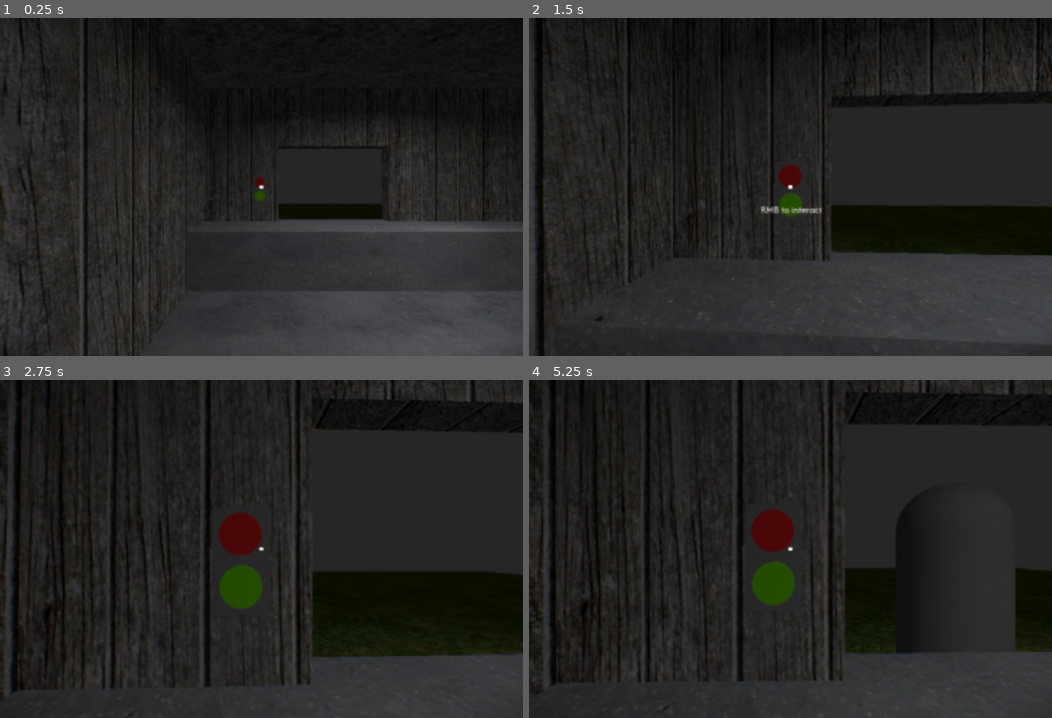
Above: before the commit, frames 1-4 (two rows, left to right).
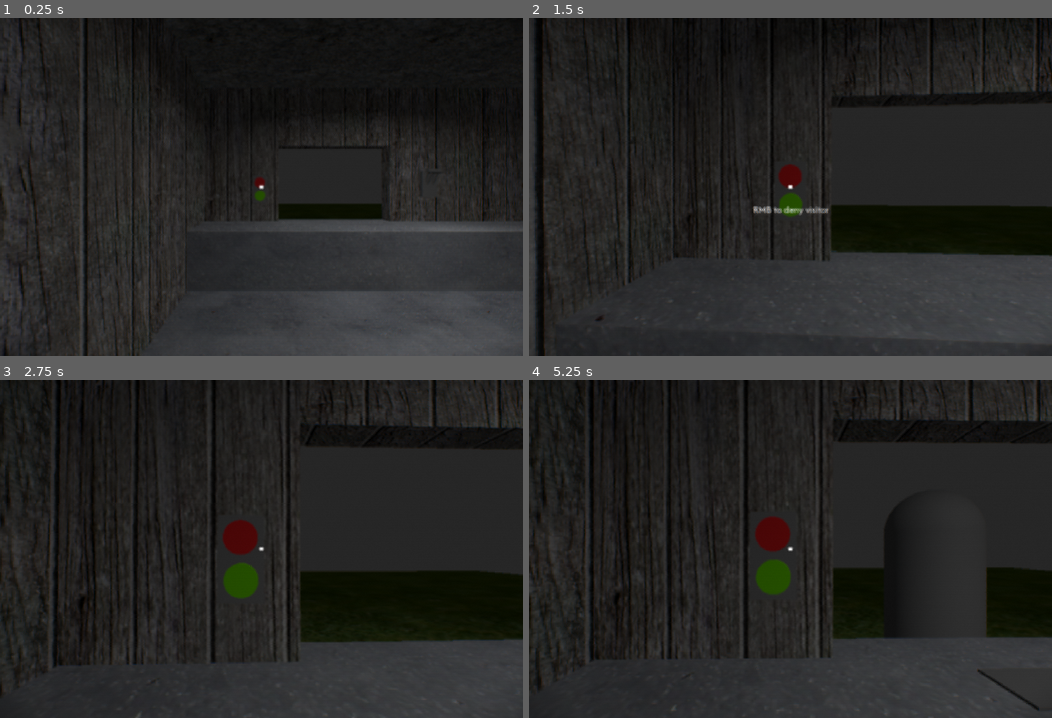
Above: after the commit, the same moments.

Repository: derukaeru/identity
Game: Godot game, scene res://src/scenes/main/main.tscn
Two runs of this game, one before a commit and one after it. Both use one fixed random seed, a clock stepped at 60 frames per second and the inputs below.
Inputs (mouse positions are in pixels of both pictures, inside the frame that each line leads up to):
- Up to frame 1 (0.25 s): no input
- Up to frame 2 (1.5 s): tap Enter at 0.5 s; move the mouse to (816, 187) at 0.52 s; hold W (forward) from 0.53 s (still down); tap Alt at 0.6 s; click (816, 187) at 0.67 s; move the mouse to (764, 187) at 1.27 s; tap Shift at 1.35 s
- Up to frame 3 (2.75 s): keep holding W (forward); move the mouse to (271, 542) at 2.02 s; tap Alt at 2.1 s
- Up to frame 4 (5.25 s): keep holding W (forward); tap Space at 2.75 s; move the mouse to (785, 555) at 2.77 s; tap Shift at 2.85, 4.35 s; click (785, 555) at 2.92 s; move the mouse to (827, 552) at 3.52 s; tap Alt at 3.6, 5.1 s; move the mouse to (748, 545) at 4.27 s; move the mouse to (795, 549) at 5.02 s; click (795, 549) at 5.17 s

The runs differ from the first frame. In frame 1, less than 0.1% of the frame differs, in the area x 80-84%, y 45-53%; in frame 2, 0.2%; in frame 3, 11%; in frame 4, 12%, in the area x 0-100%, y 0-100%.

Commit message:
feat: lever. yes.

Diff:
--- a/src/scenes/entities/visitor.gd
+++ b/src/scenes/entities/visitor.gd
@@ -7,17 +7,8 @@
 	LEAVING
 }
 
-enum PERSONALITY {
-	NEUTRAL,
-	CALM,
-	AGGRESSIVE,
-	NERVOUS,
-	CONFUSED,
-	EVASIVE
-}
-
 @export var state: STATES = STATES.IDLE
-@export var personality: PERSONALITY = PERSONALITY.NEUTRAL
+@export var personality: VisitorData.Personality = VisitorData.Personality.NEUTRAL
 
 @export var answers: Array[String] = []
 
--- a/src/scenes/entities/visitor.tscn
+++ b/src/scenes/entities/visitor.tscn
@@ -22,6 +22,7 @@
 
 [node name="InteractableComponent" type="Area3D" parent="." unique_id=1899540018]
 script = ExtResource("2_ylbyu")
+tooltip_text = "RMB to question"
 metadata/_custom_type_script = "uid://dne60fecxdfcj"
 
 [node name="CollisionShape3D" type="CollisionShape3D" parent="InteractableComponent" unique_id=1325845778]
--- a/src/scenes/items/id.tscn
+++ b/src/scenes/items/id.tscn
@@ -3,7 +3,7 @@
 [ext_resource type="Script" uid="uid://d17dqw1417q1d" path="res://src/scenes/items/id.gd" id="1_xbf5n"]
 
 [sub_resource type="BoxShape3D" id="BoxShape3D_2yfux"]
-size = Vector3(0.21940422, 0.016326904, 0.40356445)
+size = Vector3(0.5993457, 0.016326904, 0.40356445)
 
 [sub_resource type="BoxMesh" id="BoxMesh_2yfux"]
 size = Vector3(0.4, 0.02, 0.6)
@@ -15,7 +15,7 @@
 metadata/_custom_type_script = "uid://cb3wx8q3miqy4"
 
 [node name="CollisionShape3D" type="CollisionShape3D" parent="." unique_id=1991513318]
-transform = Transform3D(1, 0, 0, 0, 1, 0, 0, 0, 1, 0.0015153885, 0.0042983443, -0.0025634766)
+transform = Transform3D(1, 0, 0, 0, 1, 0, 0, 0, 1, -0.00018382072, 0.0042983443, -0.0025634766)
 shape = SubResource("BoxShape3D_2yfux")
 
 [node name="MeshInstance3D" type="MeshInstance3D" parent="." unique_id=477121033]
--- a/src/scenes/maps/inspection_booth.gd
+++ b/src/scenes/maps/inspection_booth.gd
@@ -47,3 +47,7 @@
 func _on_approve_interacted() -> void:
 	EventManager.approve_visitor.emit()
 	approve_button_animation.play("click")
+
+func _on_lever_interacted() -> void:
+	# inspect symptoms
+	pass
--- a/src/scenes/maps/inspection_booth.tscn
+++ b/src/scenes/maps/inspection_booth.tscn
@@ -7,6 +7,7 @@
 [ext_resource type="PackedScene" uid="uid://c3exg7k1p6mx4" path="res://src/scenes/objects/door.tscn" id="5_2jtgy"]
 [ext_resource type="Texture2D" uid="uid://cddk48f5f2d11" path="res://src/assets/sprites/textures/grass2.png" id="6_5x8ml"]
 [ext_resource type="Script" uid="uid://dne60fecxdfcj" path="res://src/scripts/components/interactable_component.gd" id="7_87sxx"]
+[ext_resource type="PackedScene" uid="uid://c17j3ukm1f6rj" path="res://src/scenes/objects/lever.tscn" id="8_1y3c6"]
 
 [sub_resource type="StandardMaterial3D" id="StandardMaterial3D_61erh"]
 albedo_texture = ExtResource("2_vqcny")
@@ -31,7 +32,7 @@
 size = Vector3(0.38049316, 5.414612, 7.484569)
 
 [sub_resource type="BoxShape3D" id="BoxShape3D_ifoc3"]
-size = Vector3(9.46994, 1.7827148, 1.1228027)
+size = Vector3(9.46994, 1.7827148, 1.4453125)
 
 [sub_resource type="StandardMaterial3D" id="StandardMaterial3D_g802v"]
 albedo_texture = ExtResource("3_61erh")
@@ -281,7 +282,7 @@
 debug_color = Color(0, 0, 0, 1)
 
 [node name="CollisionShape3D6" type="CollisionShape3D" parent="collisions" unique_id=1058998085]
-transform = Transform3D(1, 0, 0, 0, 1, 0, 0, 0, 1, -1.3887444, 0.39135742, -4.4953756)
+transform = Transform3D(1, 0, 0, 0, 1, 0, 0, 0, 1, -1.3887444, 0.39135742, -4.3341208)
 shape = SubResource("BoxShape3D_ifoc3")
 
 [node name="walls" type="Node3D" parent="." unique_id=1322943635]
@@ -370,6 +371,7 @@
 [node name="deny" type="Area3D" parent="objects" unique_id=1168760912]
 transform = Transform3D(1, 0, 0, 0, -4.371139e-08, -1, 0, 1, -4.371139e-08, -0.045131616, 2.3062398, -5.9304304)
 script = ExtResource("7_87sxx")
+tooltip_text = "RMB to deny visitor"
 metadata/_custom_type_script = "uid://dne60fecxdfcj"
 
 [node name="CollisionShape3D" type="CollisionShape3D" parent="objects/deny" unique_id=218847938]
@@ -384,6 +386,7 @@
 [node name="approve" type="Area3D" parent="objects" unique_id=1419094690]
 transform = Transform3D(1, 0, 0, 0, 2.9802322e-08, -1, 0, 1, 2.9802322e-08, -0.040380195, 1.9578009, -5.9338)
 script = ExtResource("7_87sxx")
+tooltip_text = "RMB to approve visitor"
 metadata/_custom_type_script = "uid://dne60fecxdfcj"
 
 [node name="CollisionShape3D" type="CollisionShape3D" parent="objects/approve" unique_id=1634563425]
@@ -395,8 +398,12 @@
 [node name="ApproveButtonAnimation" type="AnimationPlayer" parent="objects/approve" unique_id=1771874616]
 libraries/ = SubResource("AnimationLibrary_lmu62")
 
+[node name="lever" parent="objects" unique_id=809812811 instance=ExtResource("8_1y3c6")]
+transform = Transform3D(1, 0, 0, 0, 1, 0, 0, 0, 1, 4.509021, 2.2688494, -5.9444294)
+
 [node name="items" type="Node3D" parent="." unique_id=1048745679]
-transform = Transform3D(1, 0, 0, 0, 1, 0, 0, 0, 1, 2.3034914, 1.2847733, -5.8005905)
+transform = Transform3D(1, 0, 0, 0, 1, 0, 0, 0, 1, 1.7861822, 1.2847733, -5.524642)
 
 [connection signal="interacted" from="objects/deny" to="." method="_on_deny_interacted"]
 [connection signal="interacted" from="objects/approve" to="." method="_on_approve_interacted"]
+[connection signal="interacted" from="objects/lever" to="." method="_on_lever_interacted"]
--- a/src/scenes/menu/ui.gd
+++ b/src/scenes/menu/ui.gd
@@ -13,14 +13,14 @@
 @onready var questions_container: VBoxContainer = $dialogue_container/dialogue_panel/questions
 @onready var continue_icon: TextureRect = $dialogue_container/dialogue_panel/continue
 
-@export var rotation_speed: float = 0.02
+@export var rotation_speed: float = 0.002
 var dragging: bool = false
 
 var is_typing: bool = false
 var skip_typing: bool = false
 
 var current_dialogue: String = ""
-var type_speed: float = 0.01
+var type_speed: float = 0.02
 
 var questions: Array[String] = [
 	"",
--- /dev/null
+++ b/src/scenes/objects/lever.gd
@@ -0,0 +1,10 @@
+extends InteractableComponent
+
+@onready var animation: AnimationPlayer = $bar_pivot/AnimationPlayer
+
+func interact() -> void:
+	animation.play("toggle")
+	await animation.animation_finished
+
+	interacted.emit()
+	animation.play_backwards("toggle")
--- /dev/null
+++ b/src/scenes/objects/lever.tscn
@@ -0,0 +1,86 @@
+[gd_scene format=3 uid="uid://c17j3ukm1f6rj"]
+
+[ext_resource type="Script" uid="uid://dcont4boqm6h8" path="res://src/scenes/objects/lever.gd" id="1_y7msc"]
+
+[sub_resource type="BoxShape3D" id="BoxShape3D_87sxx"]
+size = Vector3(0.4, 0.7, 0.32832032)
+
+[sub_resource type="BoxMesh" id="BoxMesh_2yfux"]
+size = Vector3(0.4, 0.7, 0.1)
+
+[sub_resource type="CylinderMesh" id="CylinderMesh_2yfux"]
+top_radius = 0.05
+bottom_radius = 0.05
+height = 0.36738282
+
+[sub_resource type="CylinderMesh" id="CylinderMesh_la05k"]
+top_radius = 0.06
+bottom_radius = 0.06
+height = 0.35
+
+[sub_resource type="Animation" id="Animation_y7msc"]
+length = 0.001
+tracks/0/type = "value"
+tracks/0/imported = false
+tracks/0/enabled = true
+tracks/0/path = NodePath(".:rotation")
+tracks/0/interp = 1
+tracks/0/loop_wrap = true
+tracks/0/keys = {
+"times": PackedFloat32Array(0),
+"transitions": PackedFloat32Array(1),
+"update": 0,
+"values": [Vector3(0.47996554, 0, 0)]
+}
+
+[sub_resource type="Animation" id="Animation_5x7he"]
+resource_name = "toggle"
+length = 0.3
+tracks/0/type = "value"
+tracks/0/imported = false
+tracks/0/enabled = true
+tracks/0/path = NodePath(".:rotation")
+tracks/0/interp = 1
+tracks/0/loop_wrap = true
+tracks/0/keys = {
+"times": PackedFloat32Array(0, 0.3),
+"transitions": PackedFloat32Array(1, 1),
+"update": 0,
+"values": [Vector3(0.47996554, 0, 0), Vector3(2.6179938, 0, 0)]
+}
+
+[sub_resource type="AnimationLibrary" id="AnimationLibrary_43dxq"]
+_data = {
+&"RESET": SubResource("Animation_y7msc"),
+&"toggle": SubResource("Animation_5x7he")
+}
+
+[node name="lever" type="Area3D" unique_id=809812811]
+script = ExtResource("1_y7msc")
+tooltip_text = "RMB to interrogate"
+metadata/_custom_type_script = "uid://dne60fecxdfcj"
+
+[node name="CollisionShape3D" type="CollisionShape3D" parent="." unique_id=439241478]
+transform = Transform3D(1, 0, 0, 0, 1, 0, 0, 0, 1, 0, 0, 0.11416016)
+shape = SubResource("BoxShape3D_87sxx")
+
+[node name="MeshInstance3D" type="MeshInstance3D" parent="." unique_id=1456853800]
+mesh = SubResource("BoxMesh_2yfux")
+
+[node name="bar_pivot" type="Node3D" parent="." unique_id=634892314]
+transform = Transform3D(1, 0, 0, 0, 0.8870108, -0.4617486, 0, 0.4617486, 0.8870108, 0, 0, 0)
+
+[node name="bar" type="MeshInstance3D" parent="bar_pivot" unique_id=1238704322]
+transform = Transform3D(1, 0, 0, 0, 1, 0, 0, 0, 1, -0.06864604, 0.18, 0)
+mesh = SubResource("CylinderMesh_2yfux")
+
+[node name="bar2" type="MeshInstance3D" parent="bar_pivot" unique_id=129783566]
+transform = Transform3D(1, 0, 0, 0, 1, 0, 0, 0, 1, 0.08119315, 0.18, 0)
+mesh = SubResource("CylinderMesh_2yfux")
+
+[node name="handle" type="MeshInstance3D" parent="bar_pivot" unique_id=115348060]
+transform = Transform3D(0.04803714, 0.9988425, 0.0024939924, 0.99877524, -0.048003837, -0.012024492, -0.011890739, 0.0030685924, -0.99992466, 0, 0.37803996, 0.0047930777)
+mesh = SubResource("CylinderMesh_la05k")
+
+[node name="AnimationPlayer" type="AnimationPlayer" parent="bar_pivot" unique_id=1322013811]
+libraries/ = SubResource("AnimationLibrary_43dxq")
--- /dev/null
+++ b/src/scripts/components/visitor_data.gd
@@ -0,0 +1,24 @@
+class_name VisitorData extends Resource
+
+enum Sex {
+	MALE,
+	FEMALE
+}
+
+enum Personality {
+	NEUTRAL,
+	CALM,
+	AGGRESSIVE,
+	NERVOUS,
+	CONFUSED,
+	EVASIVE
+}
+
+@export var first_name: String = "John"
+@export var last_name: String = "Doe"
+
+@export var sex: Sex = Sex.MALE
+@export var age: int = 20
+
+@export var answers: Array[String] = ["", "", ""]
+@export var infected: bool = false
Not shown, added: src/scenes/objects/lever.gd.uid
Not shown, added: src/scripts/components/visitor_data.gd.uid
